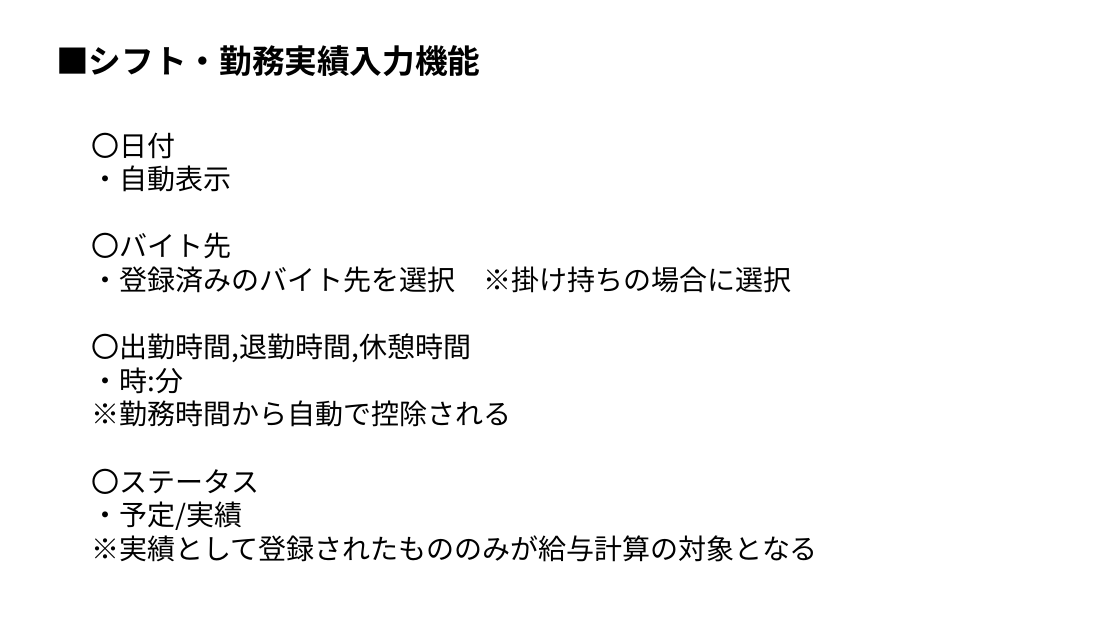
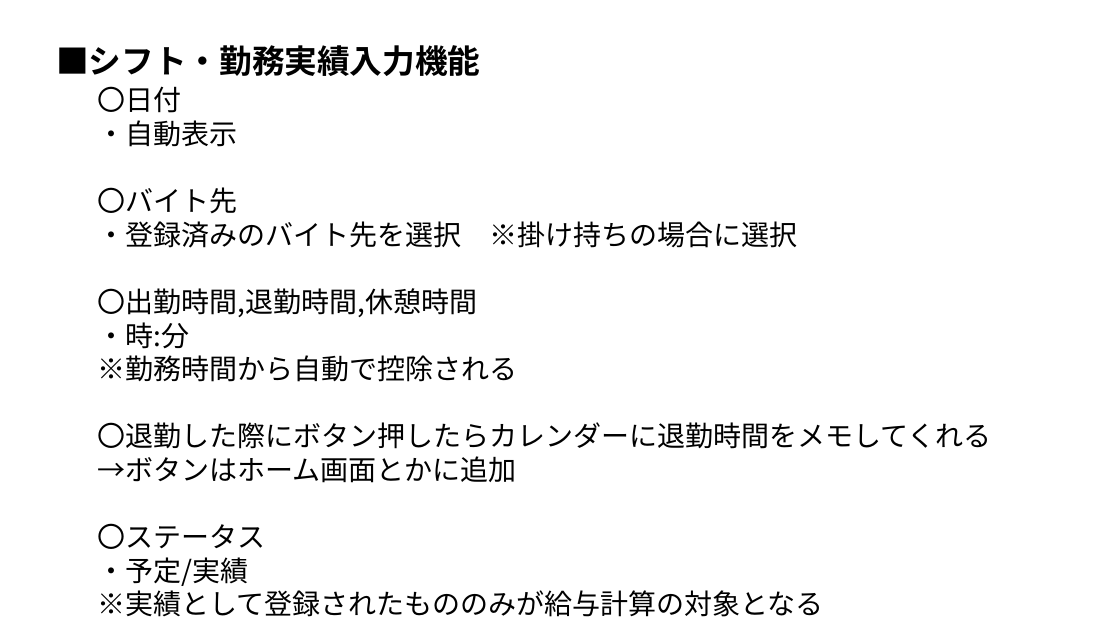
Before and after one commit to kobaken0626/mobile00000, a slide deck: slide 6 of mobileアプリ資料.pptx. Drawn at 1120x630 pixels with LibreOffice and Linux fonts; fonts in the diff are those of the drawing. Boxes give left, top, right and bottom in pixels: in the first picture for what was removed or moved away, otherwise in the second. Text is boxed around its words. In the diff, an @@ line names an element or a change of style, - is before the commit and + after.

```diff
--- a/mobileアプリ資料.pptx
+++ b/mobileアプリ資料.pptx
@@ text "〇日付": place and size @@
-text "〇日付" at (92, 132, 818, 562)
+text "〇日付" at (98, 86, 992, 617)
@@ text at (98, 422, 992, 483): paragraphs added @@
+〇退勤した際にボタン押したらカレンダーに退勤時間をメモしてくれる
+→ボタンはホーム画面とかに追加
```
Also in this commit, not shown: 1 other slide changed, 1 other file.
